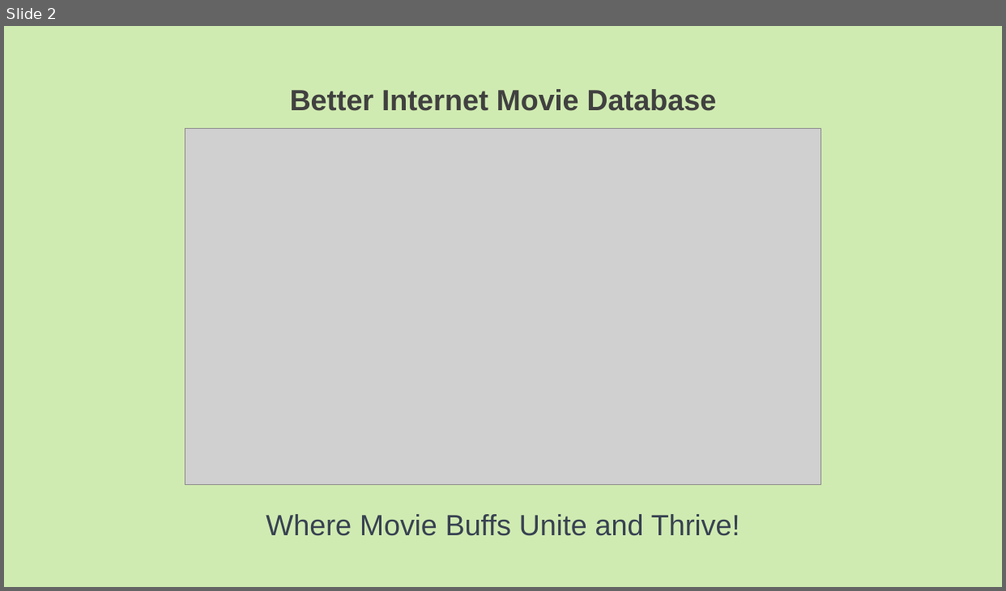
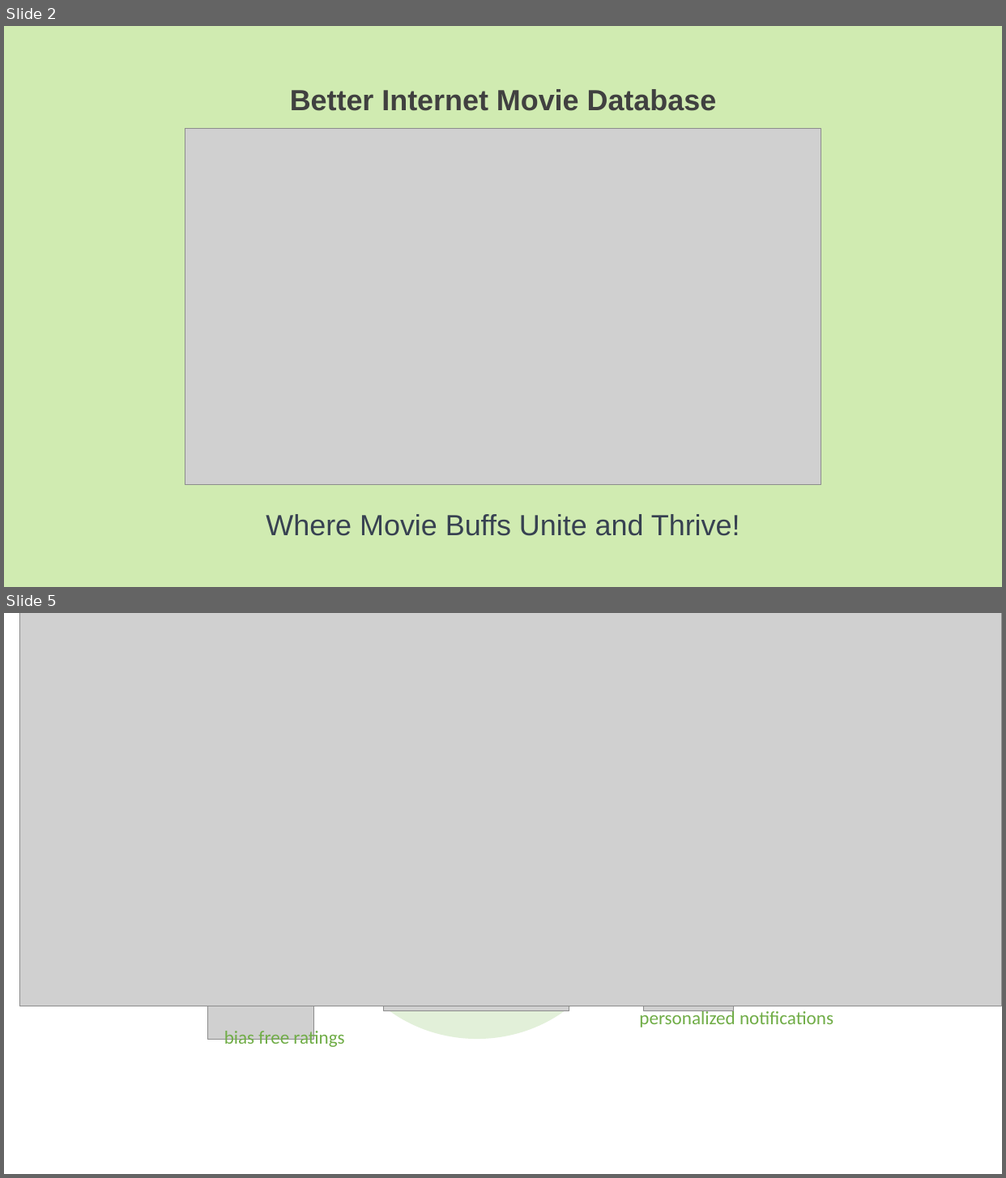
Before and after one commit to YvesBraendli/BIMDB_PM4, a slide deck: docs/assets/img/BIMDB_Banner.pptx. Shown one above the other, each under a label of ours: slide 2 before the commit, slides 2 and 5 after it; the slides between them are not shown. The pictures are 1006x591 and 1006x1178 pixels, drawn with LibreOffice and Linux fonts; fonts in the diff are those of the drawing; grey boxes stand for pictures; background and template pictures are left out. Boxes give left, top, right and bottom in pixels: in the first picture for what was removed or moved away, otherwise in the second. Text is boxed around its words. In the diff, an @@ line names an element or a change of style, - is before the commit and + after.

```diff
--- a/docs/assets/img/BIMDB_Banner.pptx
+++ b/docs/assets/img/BIMDB_Banner.pptx
@@ slide 5 added at <box>4,613,1002,1174</box>, background #FFFFFF @@
@@ picture added at <box>19,613,1001,1006</box> @@
@@ ellipse added at <box>337,786,617,1040</box>, fill #E2F0D9 @@
@@ picture added at <box>384,825,570,1012</box> @@
@@ picture added at <box>644,922,734,1012</box> @@
@@ picture added at <box>207,934,314,1040</box> @@
@@ text added at <box>639,1009,833,1028</box>, 18 pt, text #70AD47 @@
+personalized notifications
@@ text added at <box>224,1028,344,1049</box>, 18 pt, text #70AD47 @@
+bias free ratings
```
Also in this commit, not shown: 3 other slides added, 11 other files.
